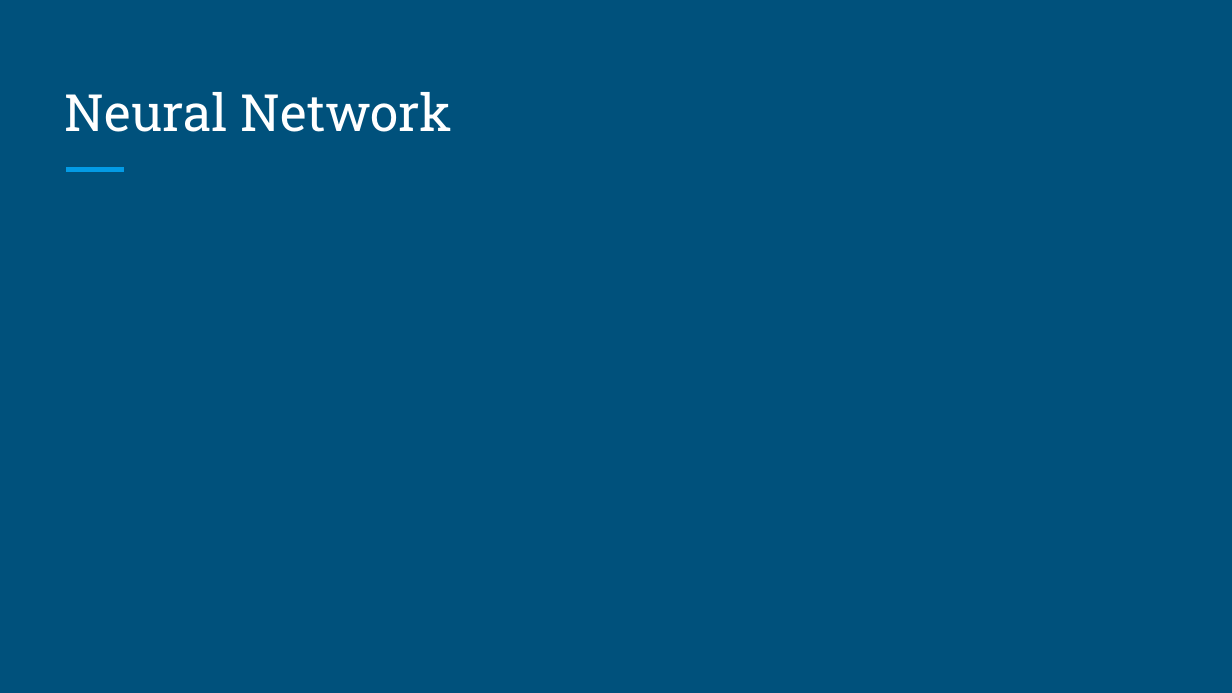
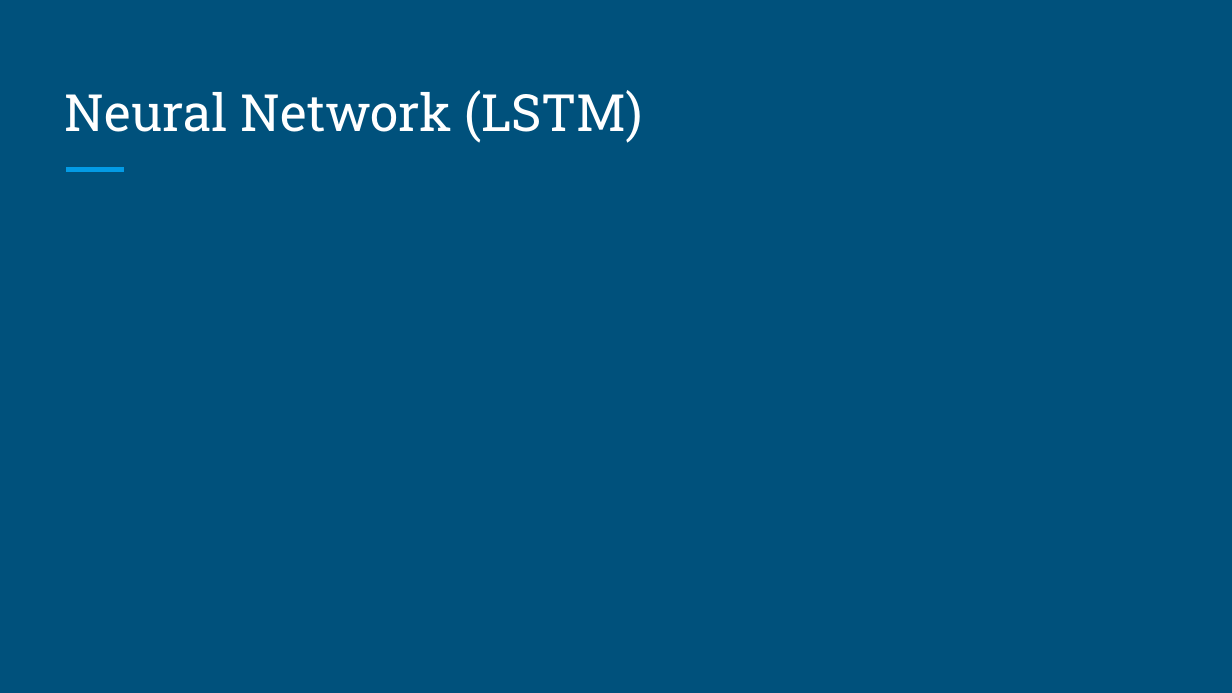
Before and after one commit to brandonyph/APB-Workshop-DataAnalyticsEssentials, a slide deck: slide 16 of Week 7-Model Basics and Building/Week 7-Model Basics and Building.pptx (slide 10 before the commit). Drawn at 1232x693 pixels with LibreOffice and Linux fonts; fonts in the diff are those of the drawing. Boxes give left, top, right and bottom in pixels: in the first picture for what was removed or moved away, otherwise in the second. Text is boxed around its words. In the diff, an @@ line names an element or a change of style, - is before the commit and + after.

```diff
--- a/Week 7-Model Basics and Building/Week 7-Model Basics and Building.pptx
+++ b/Week 7-Model Basics and Building/Week 7-Model Basics and Building.pptx
@@ title at bbox=[65, 90, 643, 143]: text changed @@
-Neural Network
+Neural Network (LSTM)
```
Also in this commit, not shown: 5 other slides changed, 8 slides added.
